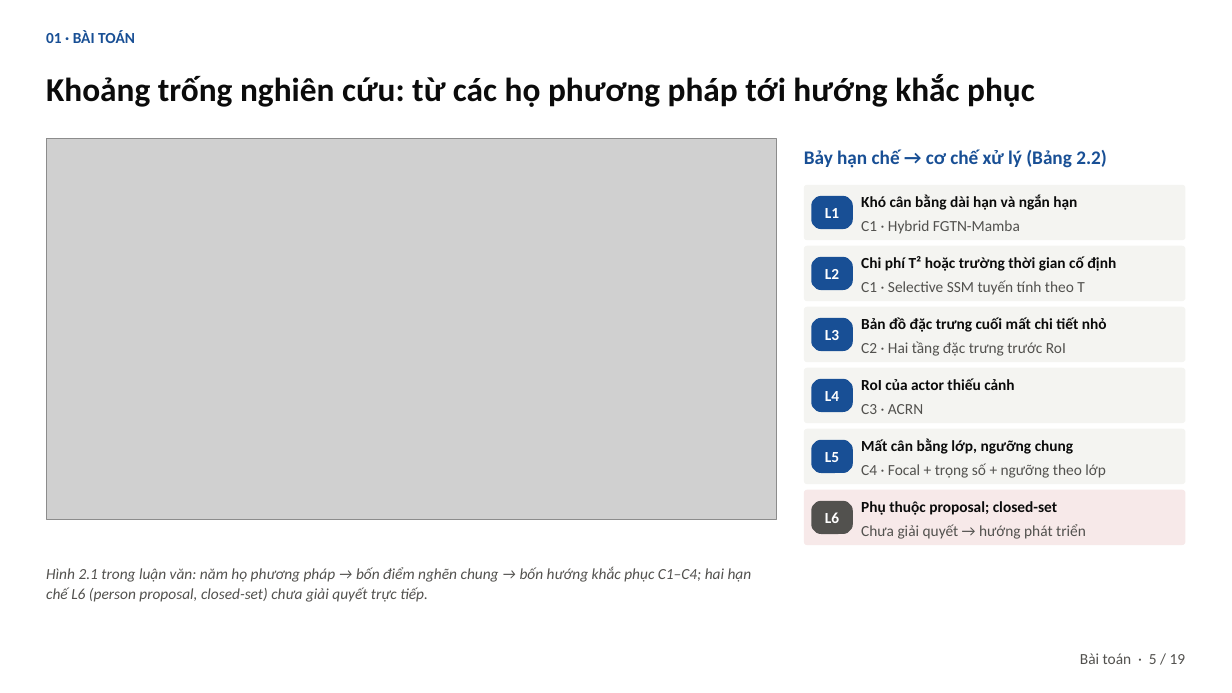
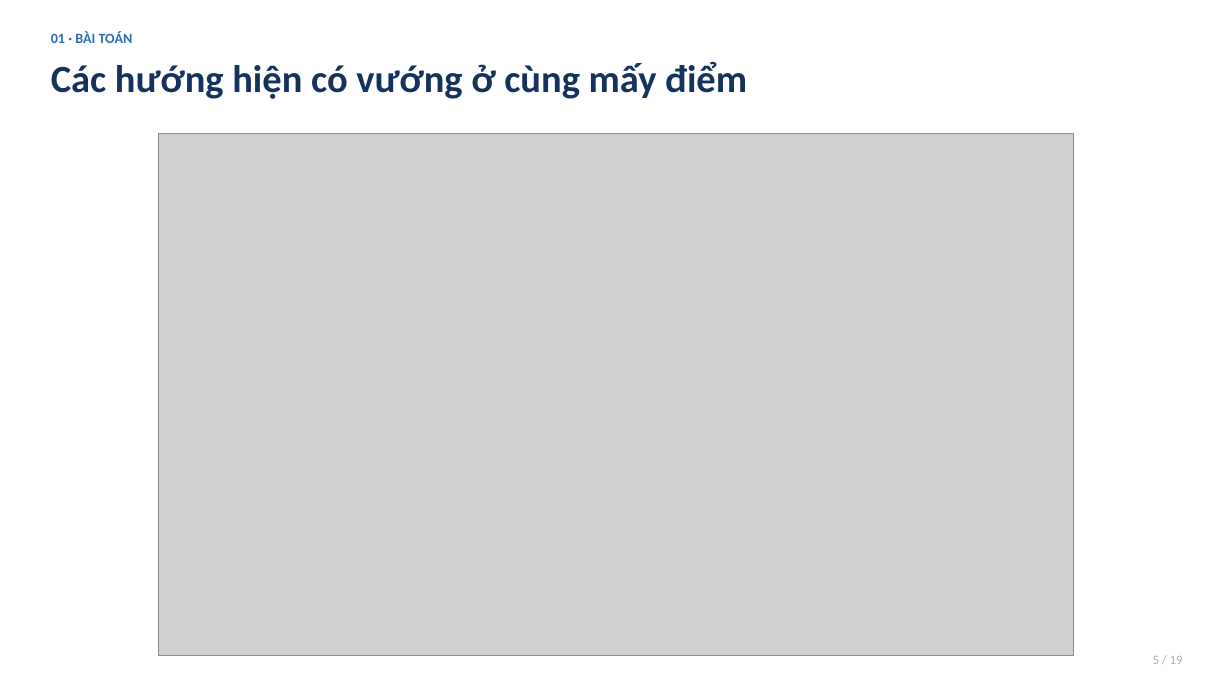
Before and after one commit to tultstc/LuanVan, a slide deck: slide 5 of Slide_LuanVan_LaiThanhTu.pptx. Drawn at 1232x693 pixels with LibreOffice and Linux fonts; fonts in the diff are those of the drawing; grey boxes stand for pictures. Boxes give left, top, right and bottom in pixels: in the first picture for what was removed or moved away, otherwise in the second. Text is boxed around its words. In the diff, an @@ line names an element or a change of style, - is before the commit and + after.

Commit message:
docs(ho-so): đồng bộ tài liệu bảo vệ và loại bản cũ
Lưu slide bảo vệ, bản PDF luận văn và phiếu nhận xét đã xác nhận; bỏ hai tài liệu cũ để thống nhất hồ sơ hiện hành.

```diff
--- a/Slide_LuanVan_LaiThanhTu.pptx
+++ b/Slide_LuanVan_LaiThanhTu.pptx
@@ text "01 · BÀI TOÁN" at (51, 31, 133, 43): size 12 to 11 pt, text colour #184F95 to #2F6DB5 @@
@@ text "Các hướng hiện có vướng ..." at (51, 62, 747, 99): vertical alignment middle to top @@
@@ text at (51, 62, 747, 99): text changed; size 26 to 30 pt; text colour #0B0B0B to #15325E @@
-Khoảng trống nghiên cứu: từ các họ phương pháp tới hướng khắc phục
+Các hướng hiện có vướng ở cùng mấy điểm
@@ picture removed at (46, 139, 776, 519) @@
@@ picture added at (159, 134, 1074, 656) @@
@@ text removed at (804, 149, 1107, 168) @@
-Bảy hạn chế → cơ chế xử lý (Bảng 2.2)
@@ rounded rectangle removed at (804, 185, 1186, 240) @@
@@ rounded rectangle removed at (811, 196, 853, 229) @@
-L1
@@ text removed at (861, 194, 1077, 210) @@
-Khó cân bằng dài hạn và ngắn hạn
@@ text removed at (861, 220, 1020, 234) @@
-C1 · Hybrid FGTN-Mamba
@@ rounded rectangle removed at (804, 246, 1186, 301) @@
@@ rounded rectangle removed at (811, 257, 853, 290) @@
-L2
@@ text removed at (861, 256, 1116, 271) @@
-Chi phí T² hoặc trường thời gian cố định
@@ text removed at (861, 280, 1084, 295) @@
-C1 · Selective SSM tuyến tính theo T
@@ rounded rectangle removed at (804, 307, 1186, 362) @@
@@ rounded rectangle removed at (811, 318, 853, 351) @@
-L3
@@ text removed at (861, 317, 1107, 332) @@
-Bản đồ đặc trưng cuối mất chi tiết nhỏ
@@ text removed at (861, 341, 1066, 356) @@
-C2 · Hai tầng đặc trưng trước RoI
@@ rounded rectangle removed at (804, 368, 1186, 423) @@
@@ rounded rectangle removed at (811, 379, 853, 412) @@
-L4
@@ text removed at (861, 378, 1014, 390) @@
-RoI của actor thiếu cảnh
@@ text removed at (861, 404, 923, 414) @@
-C3 · ACRN
@@ rounded rectangle removed at (804, 429, 1186, 484) @@
@@ rounded rectangle removed at (811, 440, 853, 473) @@
-L5
@@ text removed at (861, 438, 1073, 454) @@
-Mất cân bằng lớp, ngưỡng chung
@@ text removed at (861, 463, 1105, 478) @@
-C4 · Focal + trọng số + ngưỡng theo lớp
@@ rounded rectangle removed at (804, 490, 1186, 545) @@
@@ rounded rectangle removed at (811, 501, 853, 534) @@
-L6
@@ text removed at (861, 501, 1057, 515) @@
-Phụ thuộc proposal; closed-set
@@ text removed at (861, 524, 1086, 539) @@
-Chưa giải quyết → hướng phát triển
@@ text removed at (46, 566, 752, 602) @@
-Hình 2.1 trong luận văn: năm họ phương pháp → bốn điểm nghẽn chung → bốn hướng khắc phục C1–C4; hai hạn chế L6 (person proposal, closed-set) chưa giải quyết trực tiếp.
@@ text "5 / 19" at (1153, 656, 1183, 664): vertical alignment middle to top @@
@@ text at (1153, 656, 1183, 664): text changed; size 12 to 10 pt; text colour #52514E to #A7AFBA @@
-Bài toán · 5 / 19
+5 / 19
```
Also in this commit, not shown: 18 other slides changed, 4 other files.
